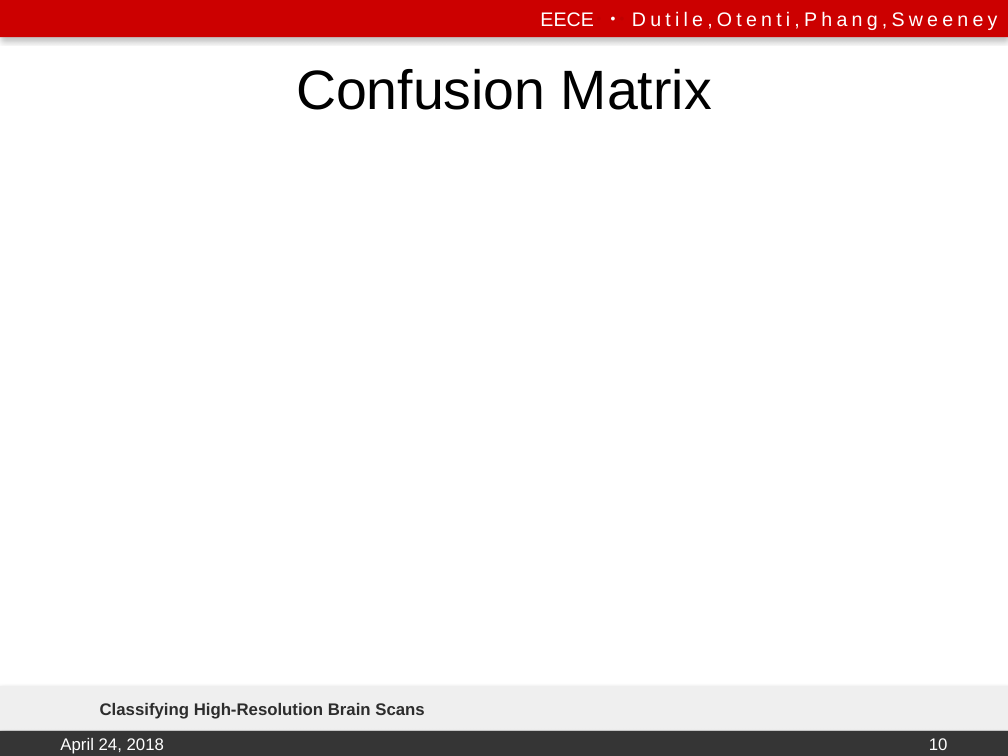
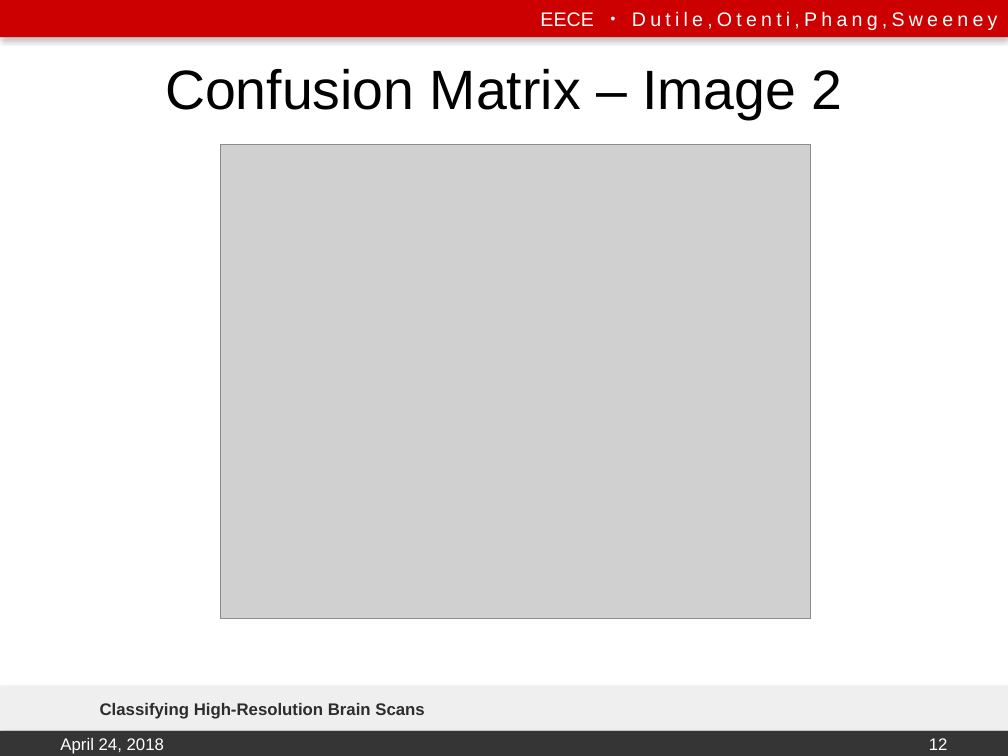
Before and after one commit to emily-jean/ml-brains, a slide deck: slide 12 of presentation/DutileOtentiPhangSweeney.pptx (slide 10 before the commit). Drawn at 1008x756 pixels with LibreOffice and Linux fonts; fonts in the diff are those of the drawing; grey boxes stand for pictures; background and template pictures are left out. Boxes give left, top, right and bottom in pixels: in the first picture for what was removed or moved away, otherwise in the second. Text is boxed around its words. In the diff, an @@ line names an element or a change of style, - is before the commit and + after.

```diff
--- a/presentation/DutileOtentiPhangSweeney.pptx
+++ b/presentation/DutileOtentiPhangSweeney.pptx
@@ title at bbox=[165, 68, 843, 119]: text changed @@
-Confusion Matrix
+Confusion Matrix – Image 2
@@ picture added at bbox=[221, 144, 810, 618] @@
@@ page number at bbox=[929, 738, 948, 750]: text changed @@
-10
+12
```
Also in this commit, not shown: 8 other slides changed, 2 slides added, 8 other files.
